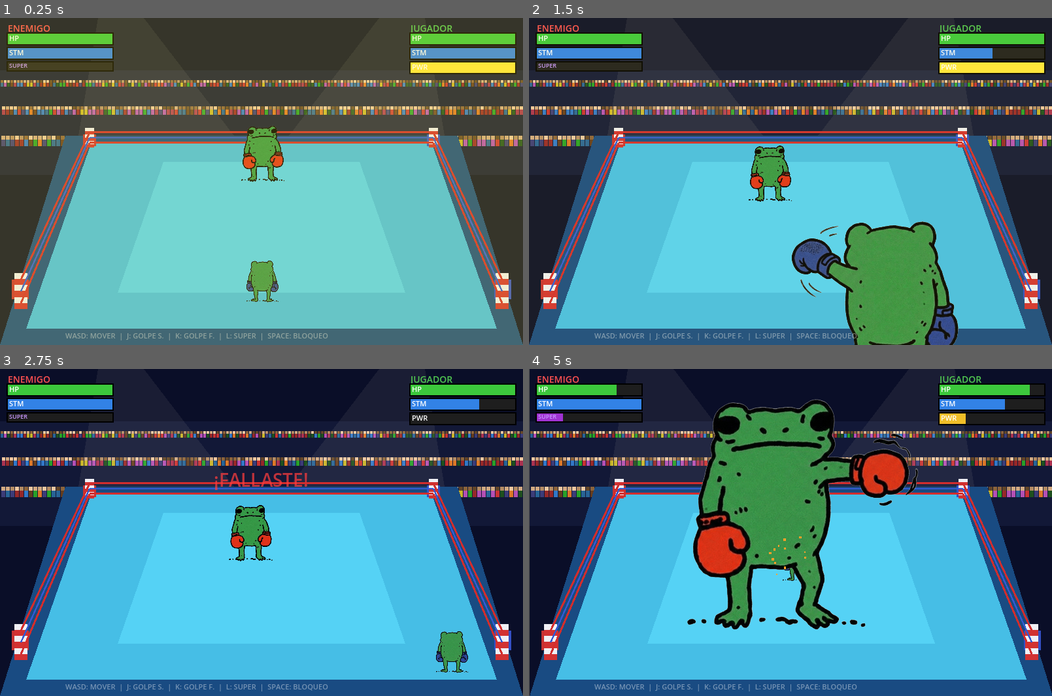
Above: before the commit, frames 1-4 (two rows, left to right).
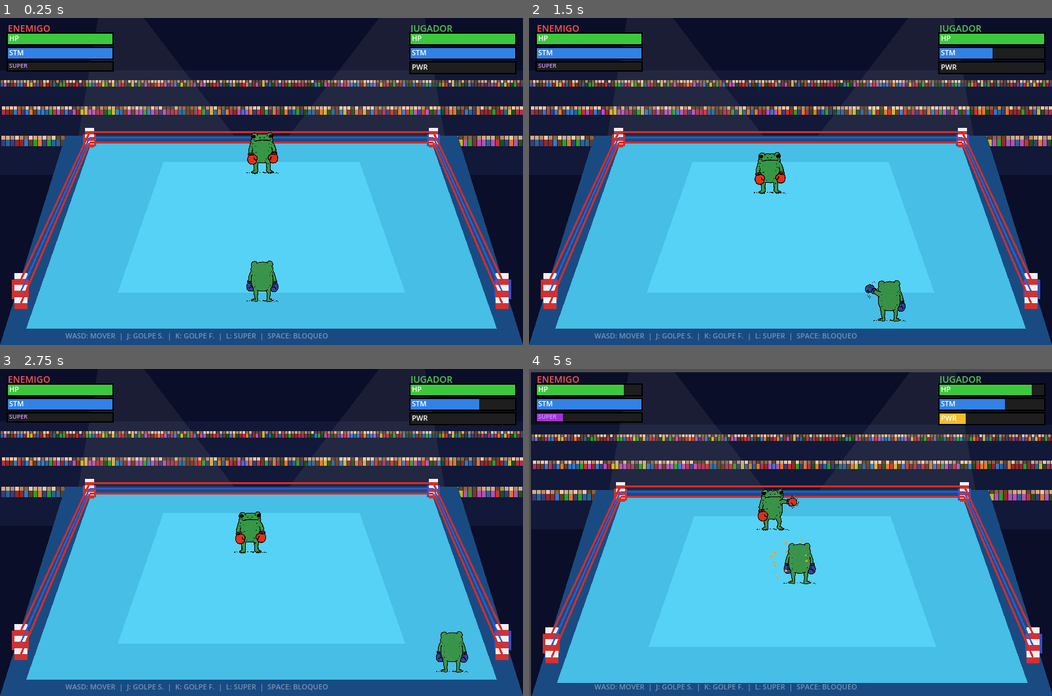
Above: after the commit, the same moments.

Repository: pperez227/GameJam_EA
Game: Godot game, scene res://scenes/Main.tscn
Same seed, same stepped clock (60 frames per second), same inputs: the game is played once before the commit and once after it.
Inputs:
- Up to frame 1 (0.25 s): no input
- Up to frame 2 (1.5 s): tap Enter (restart) at 0.5 s; hold D (move_right) 0.53-1.28 s; tap K (hard_attack) at 0.6 s; tap J (soft_attack) at 0.8, 1.35 s; hold S (move_down) from 1.28 s (still down)
- Up to frame 3 (2.75 s): tap L (special) at 1.55, 2.1 s; release S (move_down) at 2.03 s; hold D (move_right) from 2.03 s (still down); tap F (qte_f, bound only after the commit) at 2.3 s
- Up to frame 4 (5 s): release D (move_right) at 2.78 s; hold W (move_up) 2.78-3.53 s; tap F (qte_f, bound only after the commit) at 2.85 s; tap G (qte_g, bound only after the commit) at 3.05, 3.6 s; hold A (move_left) from 3.53 s (still down); tap H (qte_h, bound only after the commit) at 3.8, 4.35 s; tap K (hard_attack) at 4.55 s

The runs differ from the first frame. In frame 1, 98% of the frame differs, in the area x 0-100%, y 0-100%; in frame 2, 9.0%; in frame 3, 1.0%; in frame 4, 26%.

Commit message:
feat: Implement core player, enemy, and game manager scripts with associated assets and project configuration.

Diff:
--- a/project.godot
+++ b/project.godot
@@ -77,6 +77,21 @@
 "events": [Object(InputEventKey,"resource_local_to_scene":false,"resource_name":"","device":-1,"window_id":0,"alt_press …(195 unchanged characters)…
 ]
 }
+qte_f={
+"deadzone": 0.5,
+"events": [Object(InputEventKey,"resource_local_to_scene":false,"resource_name":"","device":-1,"window_id":0,"alt_pressed":false,"shift_pressed":false,"ctrl_pressed":false,"meta_pressed":false,"pressed":false,"keycode":0,"physical_keycode":70,"key_label":0,"unicode":102,"location":0,"echo":false,"script":null)
+]
+}
+qte_g={
+"deadzone": 0.5,
+"events": [Object(InputEventKey,"resource_local_to_scene":false,"resource_name":"","device":-1,"window_id":0,"alt_pressed":false,"shift_pressed":false,"ctrl_pressed":false,"meta_pressed":false,"pressed":false,"keycode":0,"physical_keycode":71,"key_label":0,"unicode":103,"location":0,"echo":false,"script":null)
+]
+}
+qte_h={
+"deadzone": 0.5,
+"events": [Object(InputEventKey,"resource_local_to_scene":false,"resource_name":"","device":-1,"window_id":0,"alt_pressed":false,"shift_pressed":false,"ctrl_pressed":false,"meta_pressed":false,"pressed":false,"keycode":0,"physical_keycode":72,"key_label":0,"unicode":104,"location":0,"echo":false,"script":null)
+]
+}
 
 [rendering]
 
--- a/scripts/enemy.gd
+++ b/scripts/enemy.gd
@@ -7,8 +7,8 @@
 
 # ── Constants ────────────────────────────────────────────────────
 const MAX_HP: float = 100.0
-const NORMAL_DAMAGE: float = 14.0
-const SUPER_DAMAGE: float = 18.0
+const NORMAL_DAMAGE: float = 12.0
+const SUPER_DAMAGE: float = 22.0
 const POWER_PER_HIT: float = 0.25
 const HIT_FLASH_DURATION: float = 0.2
 const STAMINA_REGEN: float = 0.12
@@ -53,18 +53,19 @@
 	if tex_idle != null:
 		sprite.texture = tex_idle
 		sprite.texture_filter = CanvasItem.TEXTURE_FILTER_LINEAR
-
-		# Scale based on typical pixel frame height (approx 120 height)
-		var s = tex_idle.get_size()
-		if s.y > 0:
-			var scale_factor = 120.0 / s.y
-			sprite.scale = Vector2(scale_factor, scale_factor)
+		_apply_sprite_scale(tex_idle)
 	else:
 		_build_placeholder_sprite()
 
 	_build_shadow()
 	punch_collision.disabled = true
 	position = Vector2(400, 200)
+
+func _apply_sprite_scale(tex: Texture2D) -> void:
+	var s = tex.get_size()
+	if s.y > 0:
+		var scale_factor = 90.0 / s.y
+		sprite.scale = Vector2(scale_factor, scale_factor)
 
 # ── Pixel art enemy sprite (fallback) ───────────
 func _build_placeholder_sprite() -> void:
@@ -199,6 +200,7 @@
 	punch_collision.disabled = false
 	if tex_punch != null:
 		sprite.texture = tex_punch
+		_apply_sprite_scale(tex_punch)
 
 func cancel_attack() -> void:
 	is_attacking = false
@@ -207,6 +209,7 @@
 	punch_collision.set_deferred("disabled", true)
 	if tex_idle != null:
 		sprite.texture = tex_idle
+		_apply_sprite_scale(tex_idle)
 
 func _end_attack() -> void:
 	is_attacking = false
@@ -214,6 +217,7 @@
 	punch_collision.disabled = true
 	if tex_idle != null:
 		sprite.texture = tex_idle
+		_apply_sprite_scale(tex_idle)
 
 func get_current_damage() -> float:
 	if is_super_attacking:
--- a/scripts/game_manager.gd
+++ b/scripts/game_manager.gd
@@ -23,6 +23,9 @@
 var particle_manager: Node
 var camera: Camera2D
 
+var sfx_punch: AudioStreamPlayer
+var sfx_deadly: AudioStreamPlayer
+
 func _ready() -> void:
 	# Get references from sibling nodes (all already initialized)
 	player = get_parent().get_node("Player")
@@ -39,6 +42,27 @@
 	# Set camera reference for shake
 	screen_effects.set_camera(camera)
 
+	# Load hit sound effects
+	sfx_punch = AudioStreamPlayer.new()
+	sfx_punch.name = "SfxPunch"
+	var punch_stream = AudioStreamMP3.new()
+	var punch_file = FileAccess.open("res://punch.mp3", FileAccess.READ)
+	if punch_file:
+		punch_stream.data = punch_file.get_buffer(punch_file.get_length())
+		punch_file.close()
+	sfx_punch.stream = punch_stream
+	add_child(sfx_punch)
+
+	sfx_deadly = AudioStreamPlayer.new()
+	sfx_deadly.name = "SfxDeadly"
+	var deadly_stream = AudioStreamMP3.new()
+	var deadly_file = FileAccess.open("res://deadly strike.mp3", FileAccess.READ)
+	if deadly_file:
+		deadly_stream.data = deadly_file.get_buffer(deadly_file.get_length())
+		deadly_file.close()
+	sfx_deadly.stream = deadly_stream
+	add_child(sfx_deadly)
+
 	# Connect signals
 	player.player_hit.connect(_on_player_hit)
 	player.player_dead.connect(_on_player_dead)
@@ -109,6 +133,12 @@
 		# Player gains power on connect
 		player.on_punch_connected()
 
+		# Sound effect
+		if player.current_attack_type == "soft":
+			sfx_punch.play()
+		else:
+			sfx_deadly.play()
+
 		# Effects
 		var hit_pos: Vector2 = (player_punch_pos + enemy_body_pos) / 2.0
 		particle_manager.spawn_hit_particles(hit_pos, particle_type)
@@ -139,6 +169,12 @@
 
 		# Enemy gains power on connect
 		enemy.on_punch_connected()
+
+		# Sound effect
+		if enemy.is_super_attacking:
+			sfx_deadly.play()
+		else:
+			sfx_punch.play()
 
 		# Effects
 		var hit_pos: Vector2 = (enemy_punch_pos + player_body_pos) / 2.0
--- a/scripts/player.gd
+++ b/scripts/player.gd
@@ -26,9 +26,9 @@
 const BLOCK_STAMINA_DRAIN: float = 0.25
 const ATTACK_COOLDOWN: float = 0.18
 const ATTACK_DURATION: float = 0.15
-const SOFT_ATTACK_DAMAGE: float = 10.0
-const HARD_ATTACK_DAMAGE: float = 25.0
-const SPECIAL_DAMAGE: float = 40.0
+const SOFT_ATTACK_DAMAGE: float = 8.0
+const HARD_ATTACK_DAMAGE: float = 18.0
+const SPECIAL_DAMAGE: float = 35.0
 const SPECIAL_COOLDOWN: float = 0.3
 const POWER_PER_HIT: float = 0.25
 const HIT_FLASH_DURATION: float = 0.2
@@ -41,11 +41,11 @@
 # ── State ────────────────────────────────────────────────────────
 var hp: float = MAX_HP
 var stamina: float = 1.0
-var power: float = 1.0
+var power: float = 0.0
 var attack_cooldown_timer: float = 0.0
 var attack_active_timer: float = 0.0
 var is_attacking: bool = false
-var is_special: bool = true
+var is_special: bool = false
 var current_attack_type: String = ""
 var hit_timer: float = 0.0
 var is_dead: bool = false
@@ -62,13 +62,14 @@
 var qte_timer: float = 0.0
 var qte_damage_multiplier: float = 1.0
 
-# QTE Key Mapping
+# QTE Key Mapping — home row ASDFGHJKL
 const QTE_ACTIONS = {
-	"move_up": "W", "move_down": "S", "move_left": "A", "move_right": "D",
+	"move_left": "A", "move_down": "S", "move_right": "D",
+	"qte_f": "F", "qte_g": "G", "qte_h": "H",
 	"soft_attack": "J", "hard_attack": "K", "special": "L"
 }
-var qte_keys = ["W", "A", "S", "D", "J", "K", "L"]
-var qte_action_names = ["move_up", "move_down", "move_left", "move_right", "soft_attack", "hard_attack", "special"]
+var qte_keys = ["A", "S", "D", "F", "G", "H", "J", "K", "L"]
+var qte_action_names = ["move_left", "move_down", "move_right", "qte_f", "qte_g", "qte_h", "soft_attack", "hard_attack", "special"]
 
 # ── Node references ─────────────────────────────────────────────
 @onready var sprite: Sprite2D = $Sprite
@@ -91,16 +92,19 @@
 	if tex_idle != null:
 		sprite.texture = tex_idle
 		sprite.texture_filter = CanvasItem.TEXTURE_FILTER_LINEAR
-		var s = tex_idle.get_size()
-		if s.y > 0:
-			var scale_factor = 90.0 / s.y
-			sprite.scale = Vector2(scale_factor, scale_factor)
+		_apply_sprite_scale(tex_idle)
 	else:
 		_build_placeholder_sprite()
 
 	_build_shadow()
 	punch_collision.disabled = true
 	position = Vector2(400, 400)
+
+func _apply_sprite_scale(tex: Texture2D) -> void:
+	var s = tex.get_size()
+	if s.y > 0:
+		var scale_factor = 90.0 / s.y
+		sprite.scale = Vector2(scale_factor, scale_factor)
 
 # ── Pixel art player sprite (Little Mac style, from behind) ─────
 func _build_placeholder_sprite() -> void:
@@ -298,6 +302,7 @@
 	punch_collision.disabled = false
 	if tex_punch != null:
 		sprite.texture = tex_punch
+		_apply_sprite_scale(tex_punch)
 
 func _attempt_special() -> void:
 	power = 0.0 # Consume power
@@ -309,6 +314,7 @@
 	punch_collision.disabled = false
 	if tex_punch != null:
 		sprite.texture = tex_punch
+		_apply_sprite_scale(tex_punch)
 
 func start_qte() -> void:
 	is_in_qte = true
@@ -344,6 +350,7 @@
 	punch_collision.disabled = true
 	if tex_idle != null:
 		sprite.texture = tex_idle
+		_apply_sprite_scale(tex_idle)
 
 func on_punch_connected() -> void:
 	if current_attack_type != "special_execute" and current_attack_type != "special_startup":
Not shown, added: deadly strike.mp3
Not shown, added: punch.mp3
